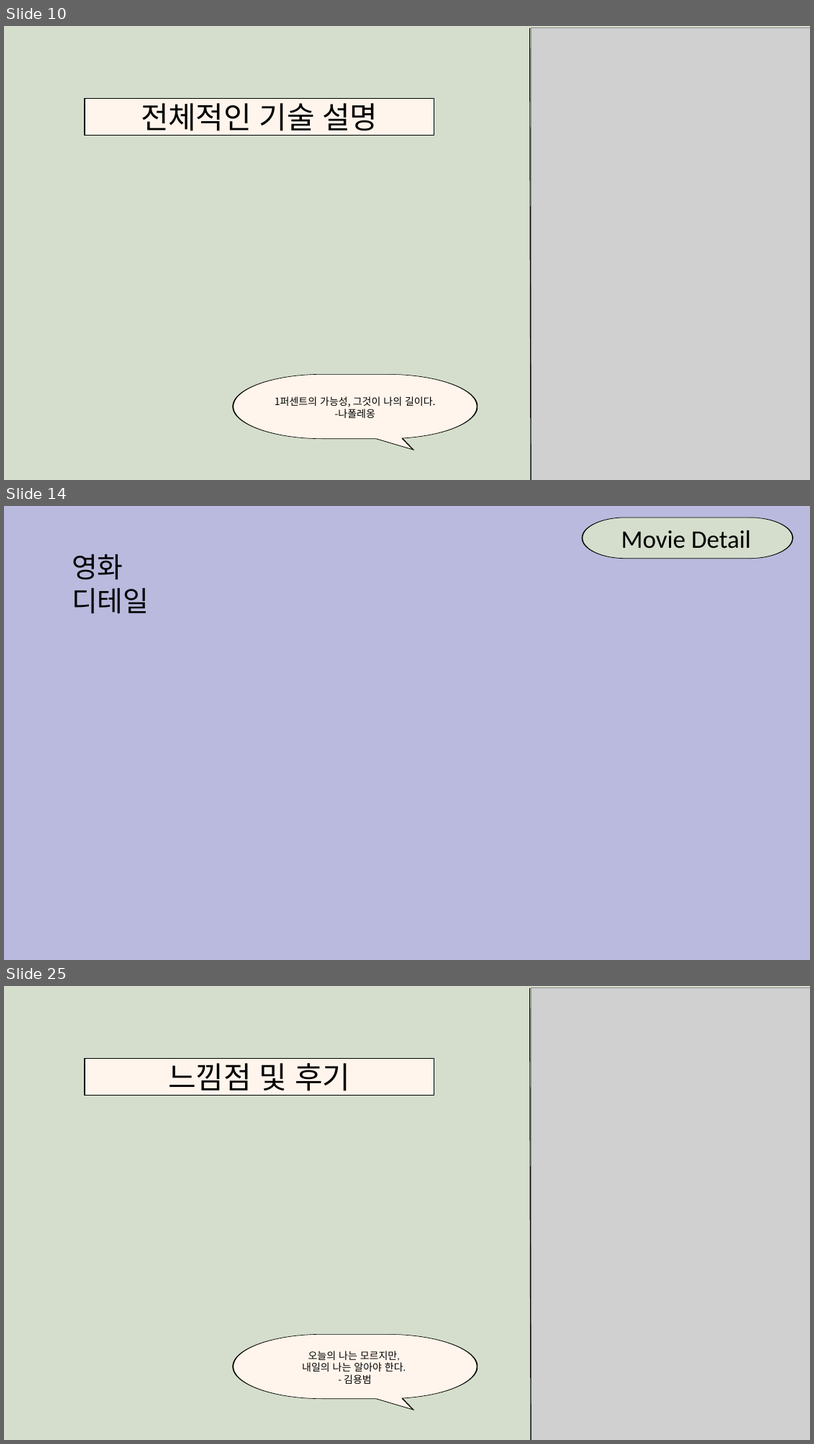
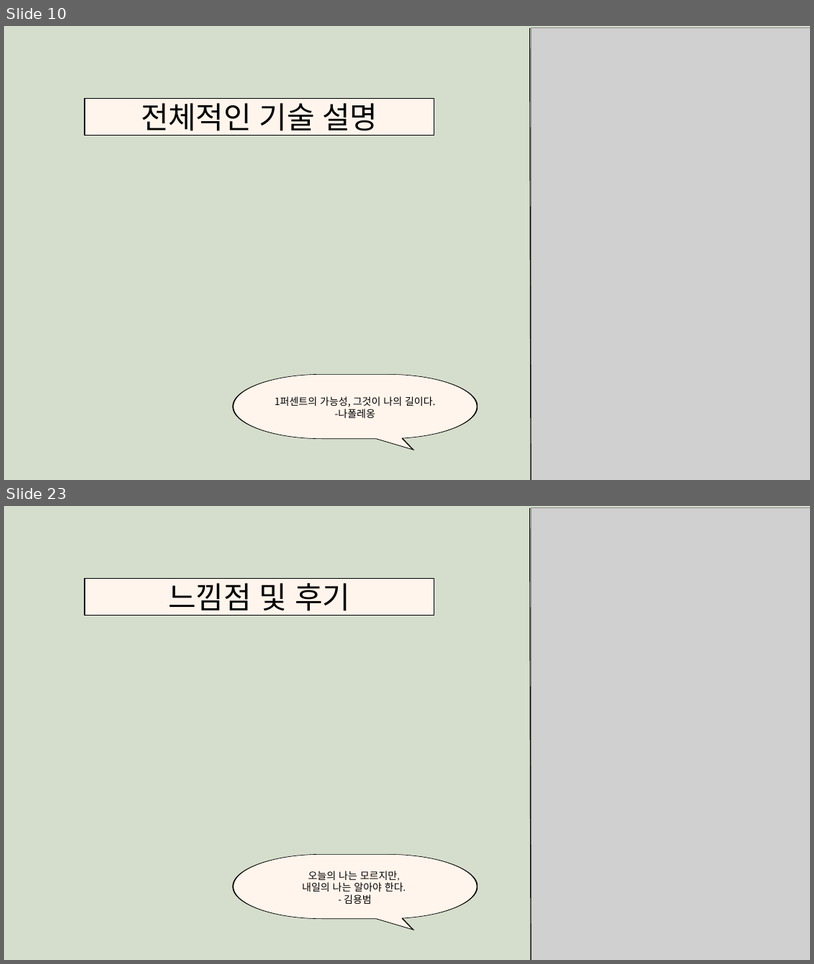
Before and after one commit to a184562/FinalProject, a slide deck: finalproject.pptx. Shown one above the other, each under a label of ours: slides 10, 14 and 25 before the commit, slides 10 and 23 after it; the slides between them are not shown. The pictures are 814x1444 and 814x964 pixels, drawn with LibreOffice and Linux fonts; fonts in the diff are those of the drawing; grey boxes stand for pictures. Boxes give left, top, right and bottom in pixels: in the first picture for what was removed or moved away, otherwise in the second. Text is boxed around its words. In the diff, an @@ line names an element or a change of style, - is before the commit and + after.

```diff
--- a/finalproject.pptx
+++ b/finalproject.pptx
@@ slide 14 removed at bbox=[4, 506, 810, 960], background #FFFFFF @@
@@ freeform shape removed at bbox=[4, 506, 810, 960] @@
@@ freeform shape removed at bbox=[581, 518, 793, 559] @@
@@ freeform shape removed at bbox=[583, 518, 793, 559] @@
@@ text removed at bbox=[622, 530, 751, 548] @@
-Movie Detail
@@ text removed at bbox=[72, 554, 149, 613] @@
-영화
-디테일
@@ what was slide 25 is now slide 23 @@
```
Also in this commit, not shown: 10 slides changed, 2 slides added, 3 other slides removed, 1 other file.
